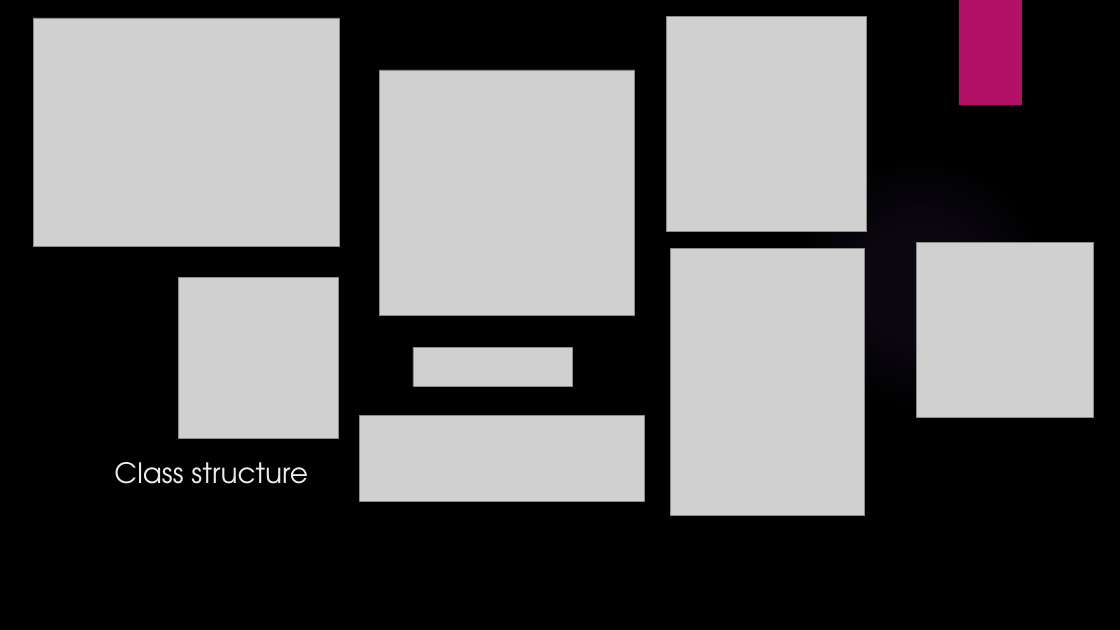
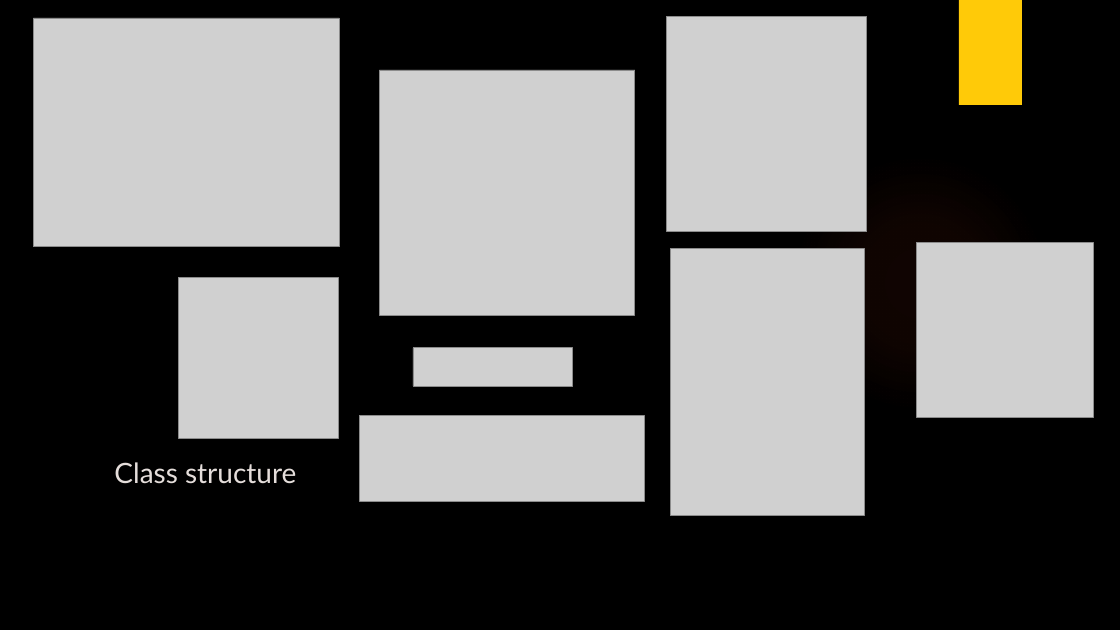
Before and after one commit to Stef-Stefanov/Emag, a slide deck: slide 6 of eMAG.pptx. Drawn at 1120x630 pixels with LibreOffice and Linux fonts; fonts in the diff are those of the drawing; grey boxes stand for pictures; background and template pictures are left out. Boxes give left, top, right and bottom in pixels: in the first picture for what was removed or moved away, otherwise in the second. Text is boxed around its words. In the diff, an @@ line names an element or a change of style, - is before the commit and + after.

```diff
--- a/eMAG.pptx
+++ b/eMAG.pptx
@@ rectangle at [959, 0, 1022, 105]: fill #B31166 to #FFCA08 @@
@@ ellipse at [791, 154, 1049, 413]: fill gradient #9B6BF2 to gradient #E64823 @@
@@ title "Class structure" at [114, 462, 296, 484]: font TeX Gyre Adventor to Lato, text colour #EBEBEB to #E5DEDB @@
```
Also in this commit, not shown: 10 other slides changed, 12 other files.
